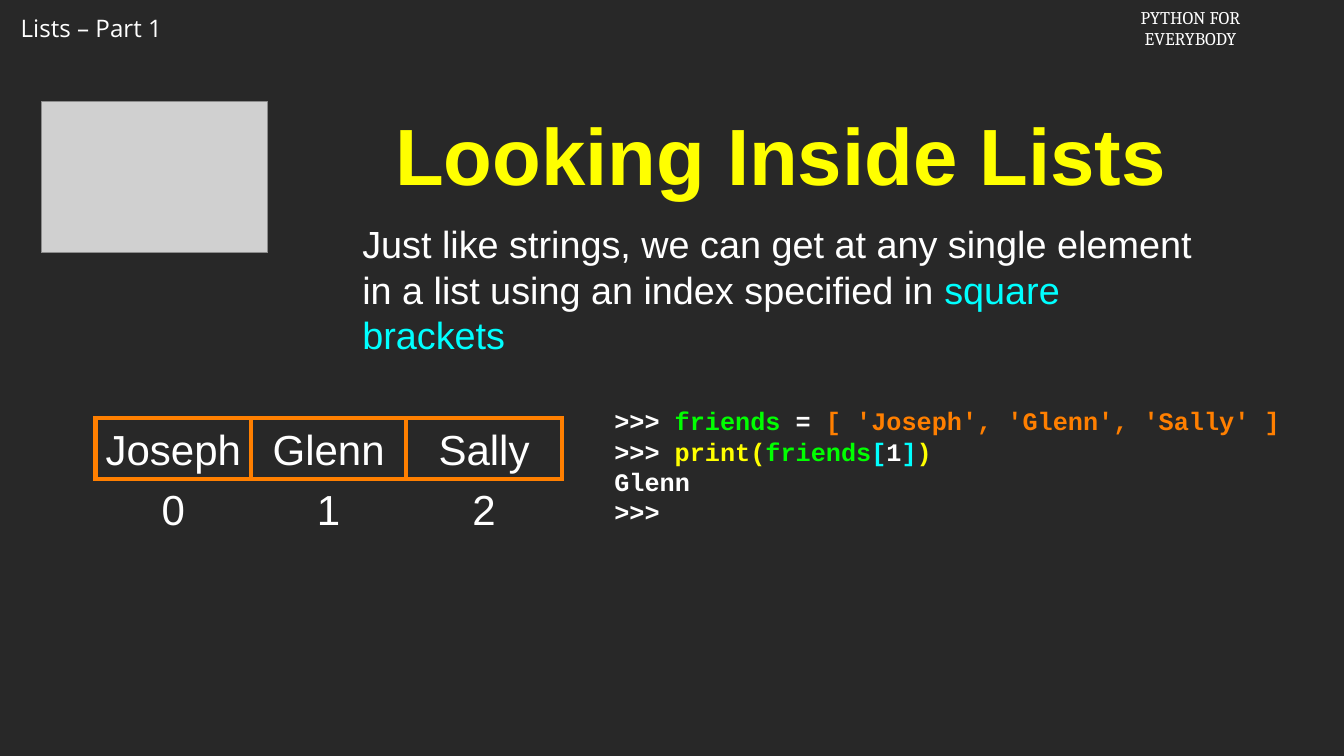
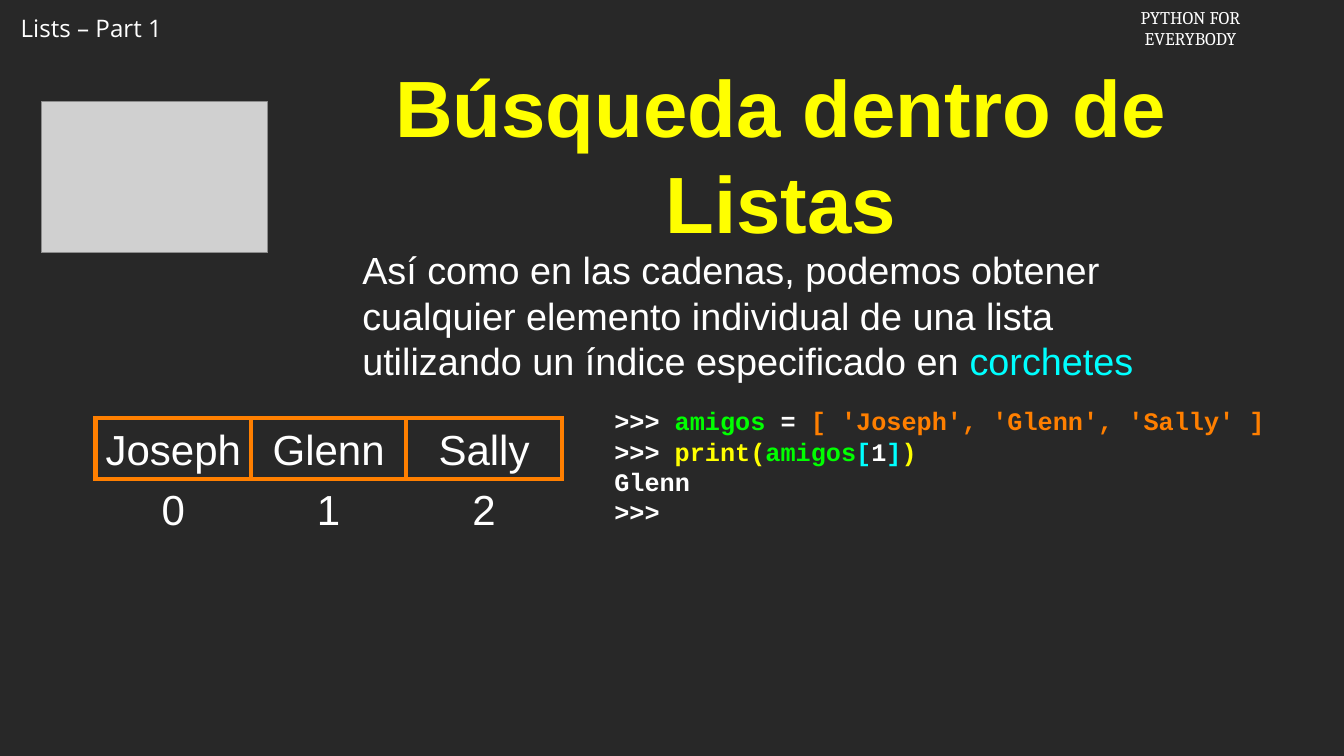
Before and after one commit to csev/py4e, a slide deck: slide 8 of ai/8.1.pptx. Drawn at 1344x756 pixels with LibreOffice and Linux fonts; fonts in the diff are those of the drawing; grey boxes stand for pictures; background and template pictures are left out. Boxes give left, top, right and bottom in pixels: in the first picture for what was removed or moved away, otherwise in the second. Text is boxed around its words. In the diff, an @@ line names an element or a change of style, - is before the commit and + after.

```diff
--- a/ai/8.1.pptx
+++ b/ai/8.1.pptx
@@ title at [395, 78, 1166, 234]: text changed @@
-Looking Inside Lists
+Búsqueda dentro de Listas
@@ text at [362, 256, 1134, 382]: text changed @@
-Just like strings, we can get at any single element in a list using an index specified in square brackets
+Así como en las cadenas, podemos obtener cualquier elemento individual de una lista utilizando un índice especificado en corchetes
@@ text at [675, 412, 1234, 467]: text changed @@
->>> friends = [ 'Joseph', 'Glenn', 'Sally' ]
->>> print(friends[1])
+>>> amigos = [ 'Joseph', 'Glenn', 'Sally' ]
+>>> print(amigos[1])
```
Also in this commit, not shown: 11 other slides changed.
